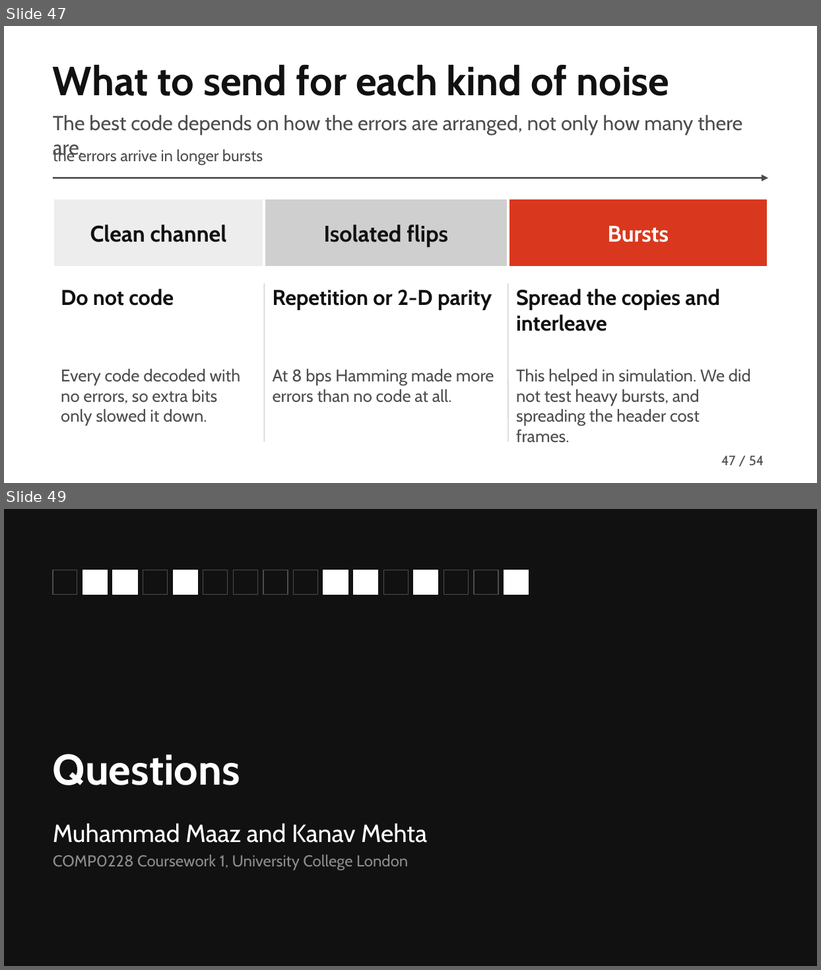
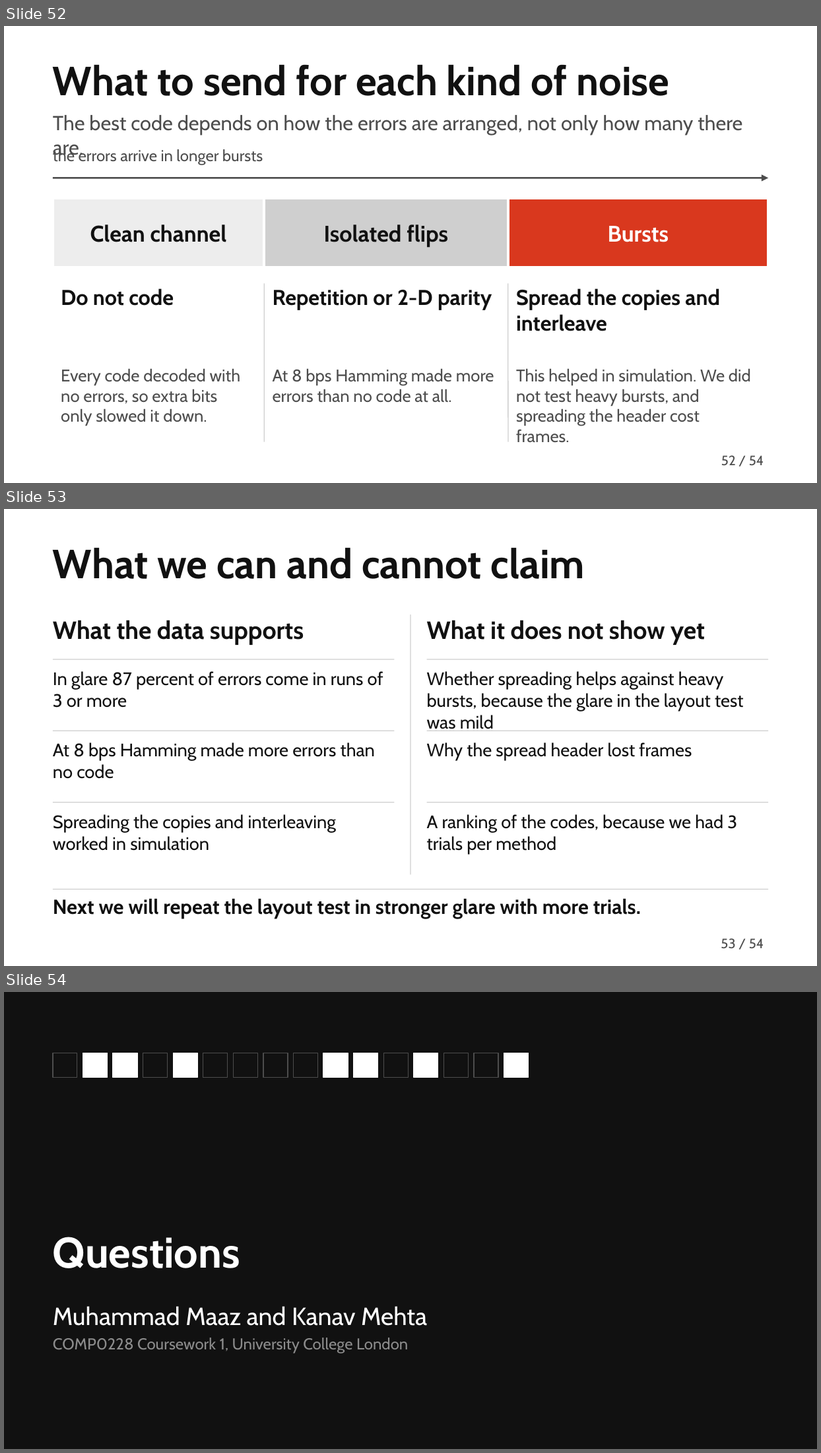
Before and after one commit to MuhammadMaazA/SamplingCW, a slide deck: presentation/gridlink-presentation.pptx. Shown one above the other, each under a label of ours: slides 47 and 49 before the commit, slides 52, 53 and 54 after it; the slides between them are not shown. The pictures are 821x970 and 821x1453 pixels, drawn with LibreOffice and Linux fonts; fonts in the diff are those of the drawing. Boxes give left, top, right and bottom in pixels: in the first picture for what was removed or moved away, otherwise in the second. Text is boxed around its words. In the diff, an @@ line names an element or a change of style, - is before the commit and + after.

```diff
--- a/presentation/gridlink-presentation.pptx
+++ b/presentation/gridlink-presentation.pptx
@@ slide 53 added at (x1=4, y1=509, x2=817, y2=966), background #FFFFFF; not listed: 1 template element that a slide beside it also shows @@
@@ title added at (x1=53, y1=547, x2=585, y2=579), 36 pt, text #111111, bold @@
+What we can and cannot claim
@@ text added at (x1=53, y1=620, x2=304, y2=645), 22 pt, text #111111, bold @@
+What the data supports
@@ line added from (411, 615) to (411, 875), #CFCFCF 0.75 pt @@
@@ text added at (x1=427, y1=620, x2=705, y2=645), 22 pt, text #111111, bold @@
+What it does not show yet
@@ line added from (53, 659) to (394, 659), #CFCFCF 0.75 pt @@
@@ line added from (427, 659) to (768, 659), #CFCFCF 0.75 pt @@
@@ text added at (x1=53, y1=671, x2=384, y2=708), 16 pt, text #111111 @@
+In glare 87 percent of errors come in runs of 3 or more
@@ text added at (x1=427, y1=671, x2=744, y2=731), 16 pt, text #111111 @@
+Whether spreading helps against heavy bursts, because the glare in the layout test was mild
@@ line added from (53, 731) to (394, 731), #CFCFCF 0.75 pt @@
@@ text added at (x1=53, y1=743, x2=375, y2=779), 16 pt, text #111111 @@
+At 8 bps Hamming made more errors than no code
@@ line added from (427, 731) to (768, 731), #CFCFCF 0.75 pt @@
@@ text added at (x1=427, y1=743, x2=692, y2=761), 16 pt, text #111111 @@
+Why the spread header lost frames
@@ line added from (53, 803) to (394, 803), #CFCFCF 0.75 pt @@
@@ line added from (427, 803) to (768, 803), #CFCFCF 0.75 pt @@
@@ text added at (x1=53, y1=815, x2=337, y2=851), 16 pt, text #111111 @@
+Spreading the copies and interleaving worked in simulation
@@ text added at (x1=427, y1=815, x2=737, y2=854), 16 pt, text #111111 @@
+A ranking of the codes, because we had 3 trials per method
@@ line added from (53, 890) to (768, 890), #CFCFCF 0.75 pt @@
@@ text added at (x1=53, y1=899, x2=641, y2=919), 18 pt, text #111111, bold @@
+Next we will repeat the layout test in stronger glare with more trials.
@@ page number added at (x1=721, y1=939, x2=735, y2=949), 12 pt, text #4D4D4D @@
+53
@@ what was slide 47 is now slide 52 @@
@@ page number at (x1=721, y1=456, x2=736, y2=466): text changed @@
-47
+52
@@ what was slide 49 is now slide 54 @@
```
Also in this commit, not shown: 17 slides changed, 7 other slides added, 8 slides removed, 19 other files.
